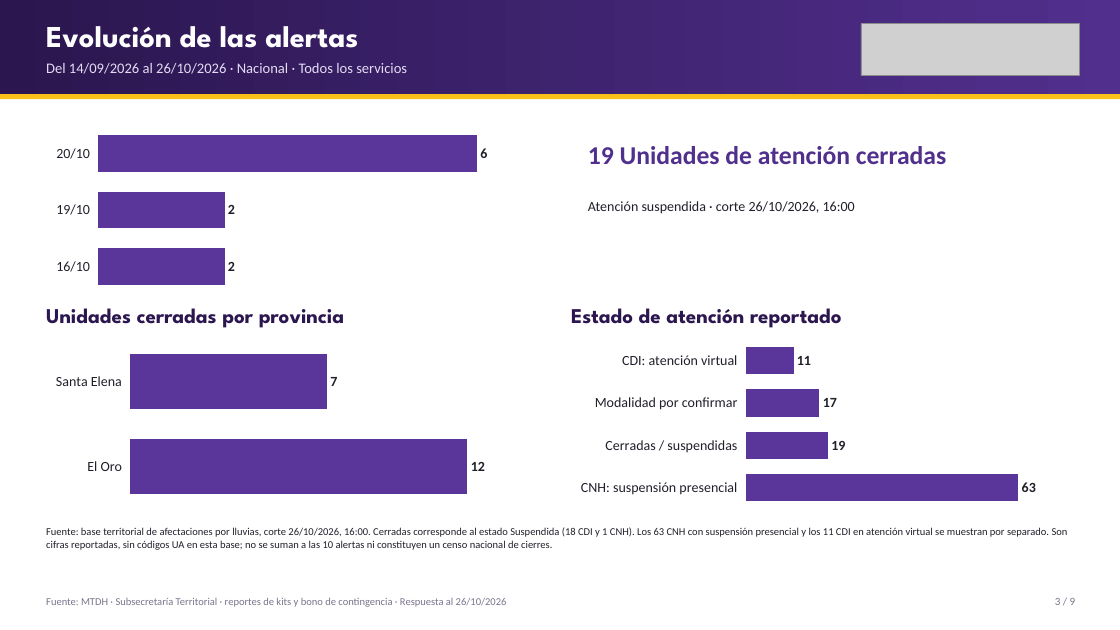
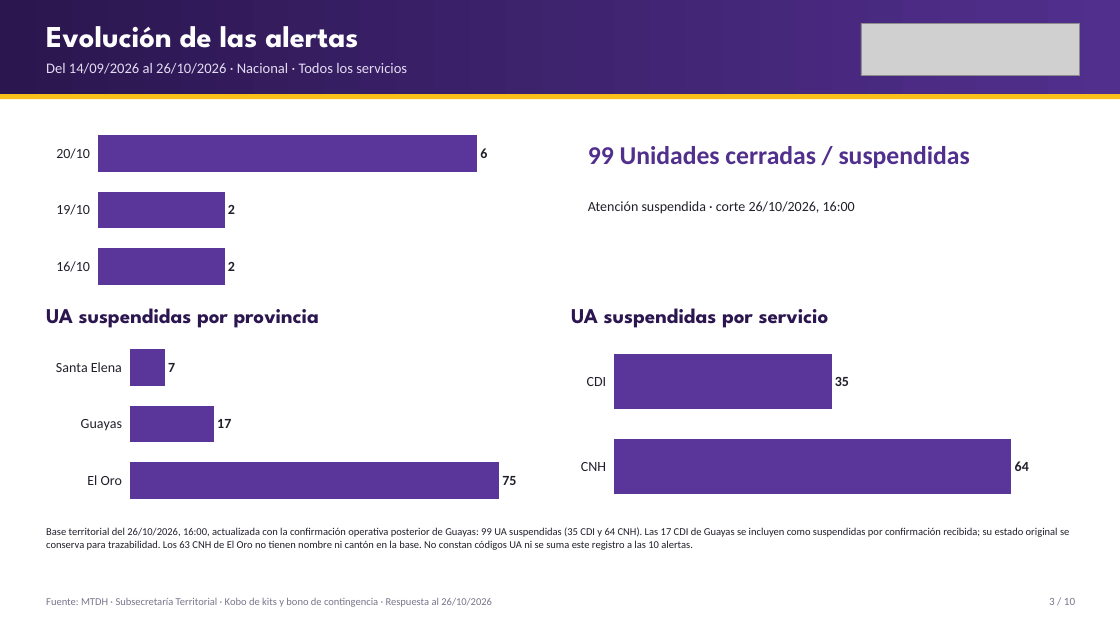
Before and after one commit to JuanAmbuludi/Sistema-Reporte-MTDH, a slide deck: slide 3 of docs/reportes/Seguimiento_ENOS_2026-10-26.pptx. Drawn at 1120x630 pixels with LibreOffice and Linux fonts; fonts in the diff are those of the drawing; grey boxes stand for pictures. Boxes give left, top, right and bottom in pixels: in the first picture for what was removed or moved away, otherwise in the second. Text is boxed around its words. In the diff, an @@ line names an element or a change of style, - is before the commit and + after.

Commit message:
Actualizar kits Kobo y confirmar 99 UA suspendidas con desglose y boletín de tres páginas

```diff
--- a/docs/reportes/Seguimiento_ENOS_2026-10-26.pptx
+++ b/docs/reportes/Seguimiento_ENOS_2026-10-26.pptx
@@ text at box(588, 146, 970, 168): text changed @@
-19 Unidades de atención cerradas
+99 Unidades cerradas / suspendidas
@@ text at box(46, 308, 319, 328): text changed @@
-Unidades cerradas por provincia
+UA suspendidas por provincia
@@ text at box(571, 308, 829, 328): text changed @@
-Estado de atención reportado
+UA suspendidas por servicio
@@ bar chart at box(46, 336, 534, 513) @@
-categories: El Oro, Santa Elena
+categories: El Oro, Guayas, Santa Elena
-Series 1: 12, 7
+Series 1: 75, 17, 7
@@ bar chart at box(571, 336, 1059, 513) @@
-categories: CNH: suspensión presencial, Cerradas / suspendidas, Modalidad por confirmar, CDI: atención virtual
+categories: CNH, CDI
-Series 1: 63, 19, 17, 11
+Series 1: 64, 35
@@ text at box(46, 527, 1069, 550): text changed @@
-Fuente: base territorial de afectaciones por lluvias, corte 26/10/2026, 16:00. Cerradas corresponde al estado Suspendida (18 CDI y 1 CNH). Los 63 CNH con suspensión presencial y los 11 CDI en atención virtual se muestran por separado. Son cifras reportadas, sin códigos UA en esta base; no se suman a las 10 alertas ni constituyen un censo nacional de cierres.
+Base territorial del 26/10/2026, 16:00, actualizada con la confirmación operativa posterior de Guayas: 99 UA suspendidas (35 CDI y 64 CNH). Las 17 CDI de Guayas se incluyen como suspendidas por confirmación recibida; su estado original se conserva para trazabilidad. Los 63 CNH de El Oro no tienen nombre ni cantón en la base. No constan códigos UA ni se suma este registro a las 10 alertas.
@@ text at box(46, 598, 492, 607): text changed @@
-Fuente: MTDH · Subsecretaría Territorial · reportes de kits y bono de contingencia · Respuesta al 26/10/2026
+Fuente: MTDH · Subsecretaría Territorial · Kobo de kits y bono de contingencia · Respuesta al 26/10/2026
@@ text at box(1049, 598, 1075, 605): text changed @@
-3 / 9
+3 / 10
```
Also in this commit, not shown: 8 other slides changed, 1 slide added, 17 other files.
